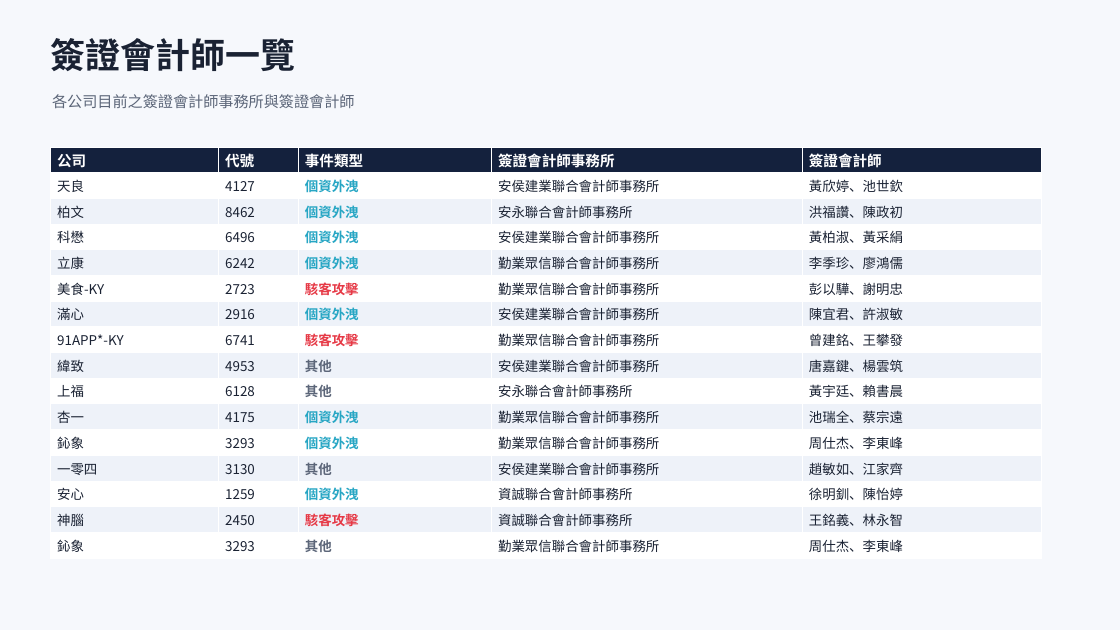
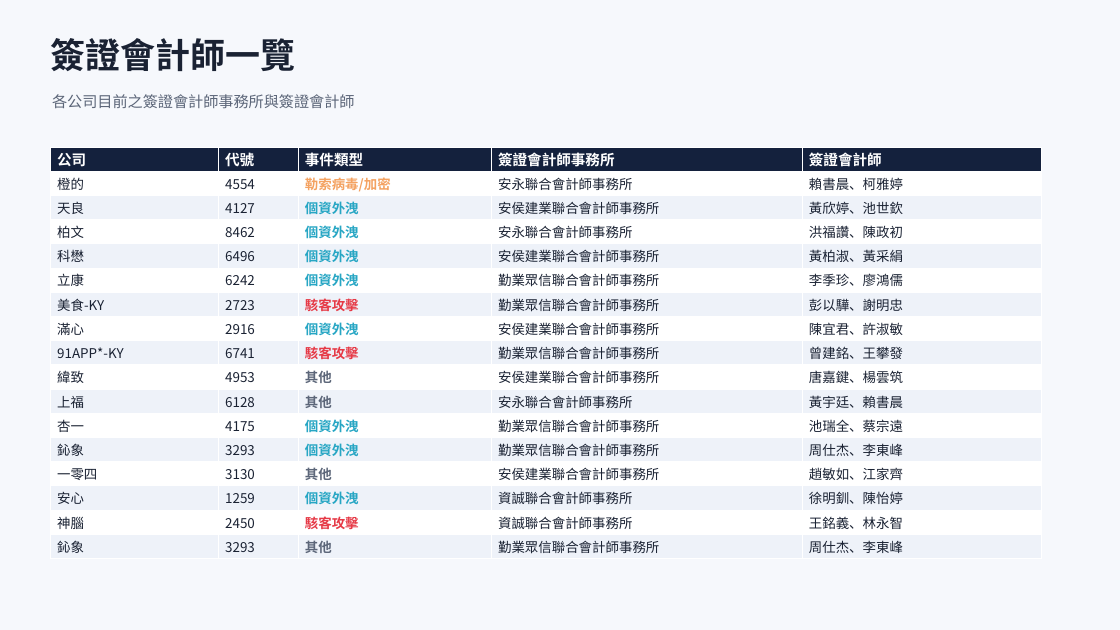
Before and after one commit to Johnnylin77/mops-isec-monitor, a slide deck: slide 4 of 資安事件因應分析.pptx. Drawn at 1120x630 pixels with LibreOffice and Linux fonts; fonts in the diff are those of the drawing. Boxes give left, top, right and bottom in pixels: in the first picture for what was removed or moved away, otherwise in the second. Text is boxed around its words. In the diff, an @@ line names an element or a change of style, - is before the commit and + after.

```diff
--- a/資安事件因應分析.pptx
+++ b/資安事件因應分析.pptx
@@ table at [50,147,1042,559] @@
+row 2: 橙的 | 4554 | 勒索病毒/加密 | 安永聯合會計師事務所 | 賴書晨、柯雅婷
```
Also in this commit, not shown: 7 other slides changed, 2 other files.
